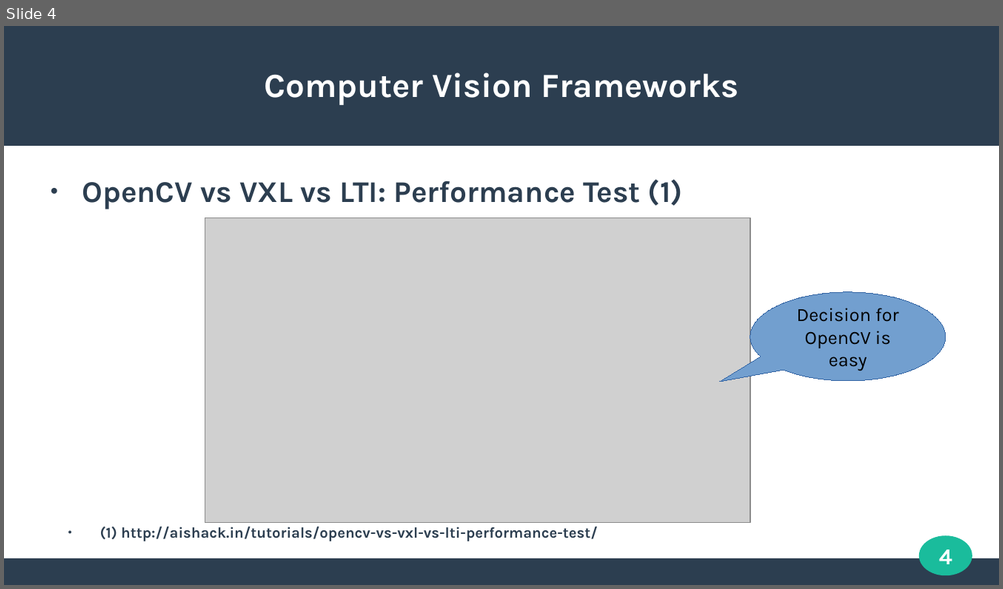
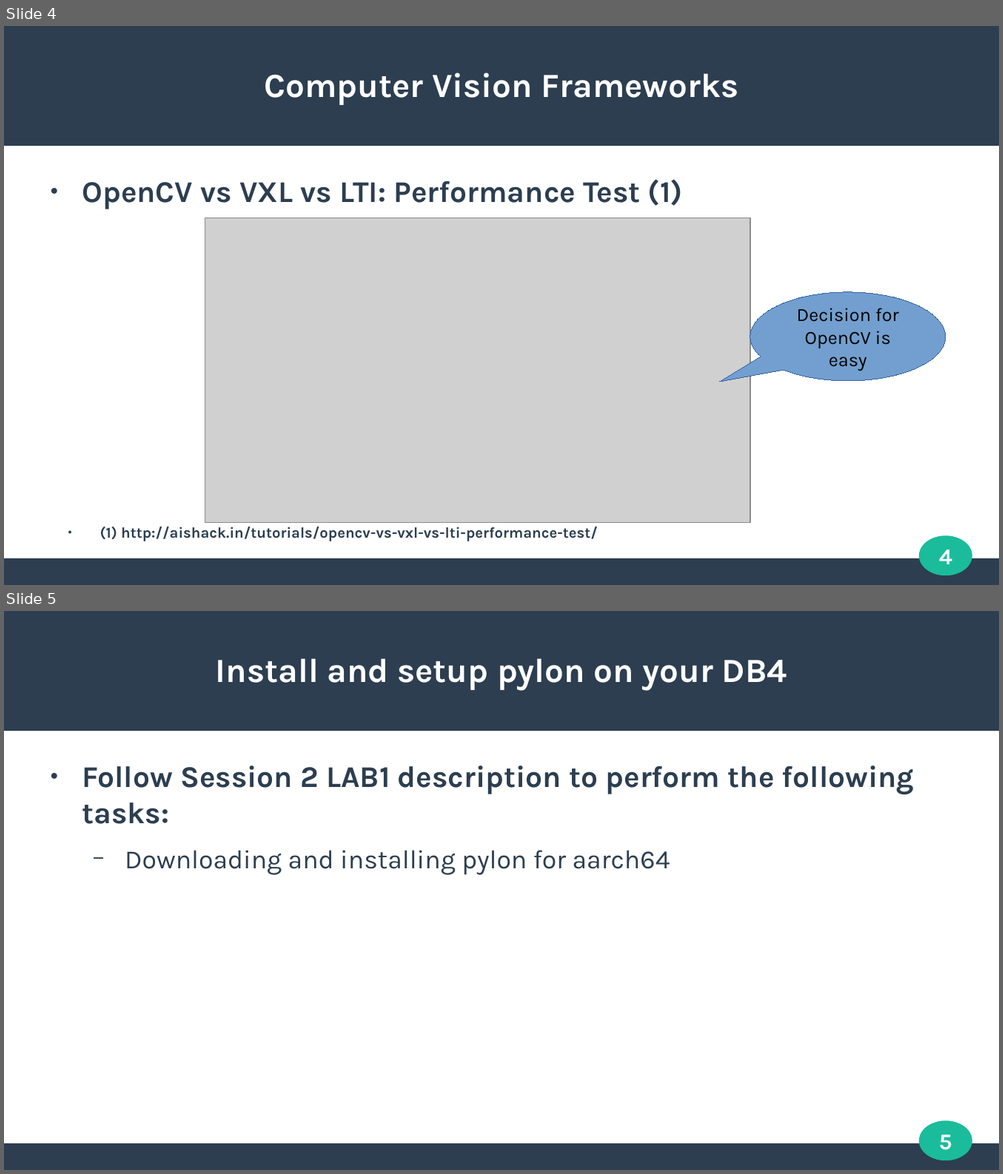
Before and after one commit to k-dieter/EmbeddedVision_Intro_1, a slide deck: EmbeddedVision_Session-2/EmbeddedVision_Session-2.odp. Shown one above the other, each under a label of ours: slide 4 before the commit, slides 4 and 5 after it. The pictures are 1003x589 and 1003x1174 pixels, drawn with LibreOffice and Linux fonts; fonts in the diff are those of the drawing; grey boxes stand for pictures. Boxes give left, top, right and bottom in pixels: in the first picture for what was removed or moved away, otherwise in the second. Text is boxed around its words. In the diff, an @@ line names an element or a change of style, - is before the commit and + after.

Commit message:
updated Session-

```diff
--- a/EmbeddedVision_Session-2/EmbeddedVision_Session-2.odp
+++ b/EmbeddedVision_Session-2/EmbeddedVision_Session-2.odp
@@ slide 5 added at (4, 611, 999, 1170), background #FFFFFF; not listed: 3 template elements that a slide beside it also shows @@
@@ title added at (216, 658, 787, 690), 27 pt, text #FFFFFF, bold @@
+Install and setup pylon on your DB4
@@ text added at (82, 766, 914, 875), 24 pt, text #2C3E50, bold @@
+● Follow Session 2 LAB1 description to perform the following tasks:
+  − Downloading and installing pylon for aarch64
@@ page number added at (939, 1135, 952, 1150), 18 pt, text #FFFFFF, bold @@
+5
```
Also in this commit, not shown: 1 slide changed, 4 other slides added, 1 other file.
